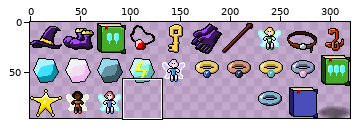
Two versions of one sprite sheet, media/items_equip.png. The first picture is a wide view before the edit; the outline marks the close-up.
Close-up. Old version:
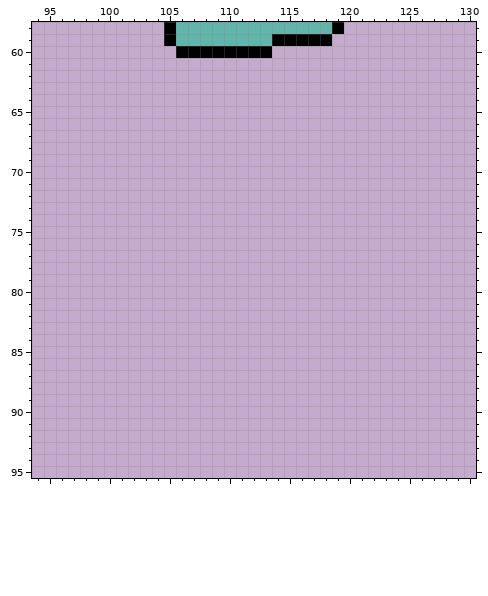
The file is 320x96 pixels. Pixels under 10% opacity are left out. Colours within 5 levels of each other are drawn and written as one. Shown: x 94..130, y 58..95.
And afterwards:
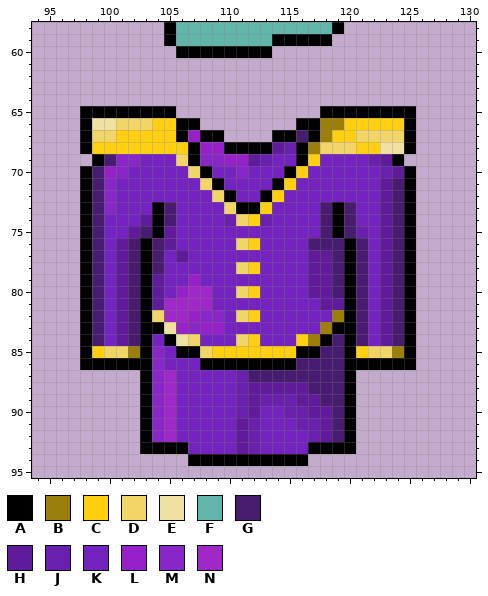
Palette (. is transparent): A #000000  B #9c7f0a  C #ffcf10  D #f1d566  E #f1e1a1  F #61b5aa  G #481c70  H #601b9a  J #6920ad  K #7423c0  L #9721c8  M #8926c8  N #a028c8
Author's note on the commit: ADD New item : Magician robe Increases armor
Changes in this commit:
y 65: x 98..105 ........ -> AAAAAAAA; x 118..125 ........ -> AAAAAAAA
y 66: x 98..107 .......... -> AEEDDDCCAA; x 116..125 .......... -> AABBCCCCCA
y 67: x 98..109 ............ -> ADDCCCCCALAA; x 114..125 ............ -> AAGABCCDDDDA
y 68: x 98..125 ............................ -> ACCCCCCCCALLAAAAHJABDDDCCEEA
y 69: x 99..124 .......................... -> AGMMKKKDAMMLLHJKKACKKKKJHA
y 70: x 98..125 ............................ -> AGLMKKKKKDAKKMKKKACKKKKKKJHA
y 71: x 98..125 ............................ -> AGMKKKKKKKDAKKKKACKKKKKKKHGA
y 72: x 98..125 ............................ -> AGMKKKKKKKKDAKKACKKKKKKKKHGA
y 73: x 98..125 ............................ -> AGMKKKAGKKKKDAACKKKKGAGKKHGA
y 74: x 98..125 ............................ -> AGKKKHAGKKKKJDCJKKKKGAGKKHGA
y 75: x 98..125 ............................ -> AGKKHGAHKKKKKKKKKKKKGAGJKHGA
y 76: x 98..125 ............................ -> AGKHGAGHKKKKKDCKKKKGGGAGKHGA
y 77: x 98..125 ............................ -> AGKHGAGKHKKKKKKKKKKHHGAGKHGA
y 78: x 98..125 ............................ -> AGKHGAGKKKKKKDCKKKKHHGAGKHGA
y 79: x 98..125 ............................ -> AGKHGAHKKLKKKKKKKKKHHGAGKHGA
y 80: x 98..125 ............................ -> AGKHGAHKLNNKKDCKKKKHHGAGKHGA
y 81: x 98..125 ............................ -> AGKHGAHNNNNKKKKKKKKKHHAGKHGA
y 82: x 98..125 ............................ -> AGKHGADNNLMMKDCKKKKKKBAGKHGA
y 83: x 98..125 ............................ -> AGKHGAAELMLLKKKKKKKKBAAGKHGA
y 84: x 98..125 ............................ -> AGKHGAKAEDKKKDCKKKCBAGAGKHGA
y 85: x 98..125 ............................ -> ACDDBAMKAADCCCCCCCAAGGACDDBA
y 86: x 98..125 ............................ -> AAAAAAMKKKAAAAAAAAGGGGAAAAAA
y 87: x 103..120 .................. -> AMNKKKKKJGGGGGGGGA
y 88: x 103..120 .................. -> AMNKKKKKJHHHHHGGGA
y 89: x 103..120 .................. -> AMNKKKKKJHJJJHHGGA
y 90: x 103..120 .................. -> AMNKKKKKJHKKJJHHGA
y 91: x 103..120 .................. -> AMNKKKKKHJKKKJJHGA
y 92: x 103..120 .................. -> AMNKKKKKHJKKKKJHGA
y 93: x 103..120 .................. -> AAAAKKKKHJKKKKAAAA
y 94: x 107..116 .......... -> AAAAAAAAAA
Pixel boxes of the changes (left, top, right, bottom) in both close-ups:
added: (80, 106, 416, 466)
